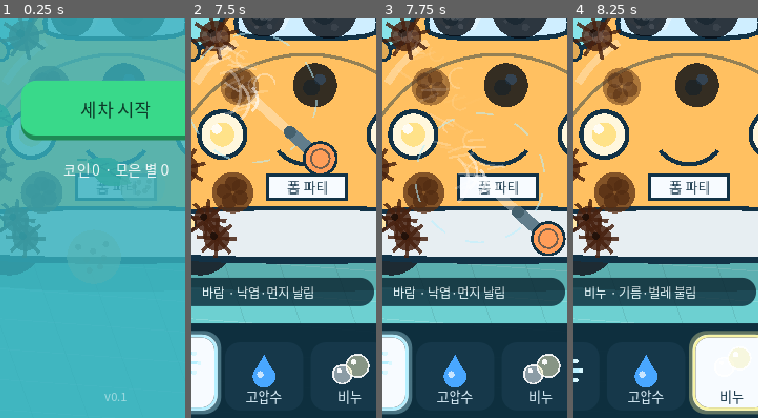
Above: before the commit, frames 1-4 (left to right).
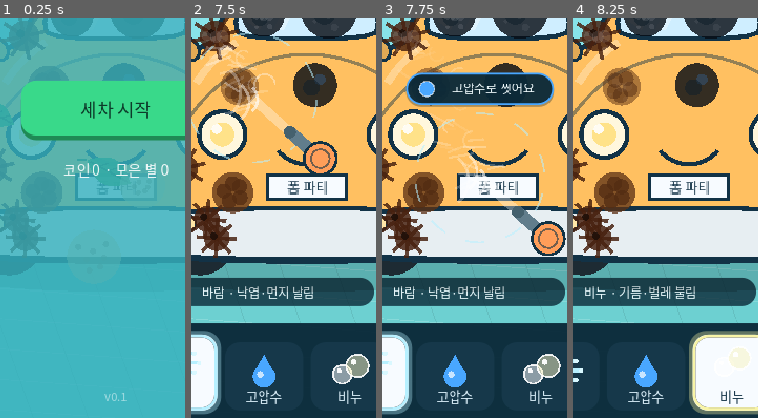
Above: after the commit, the same moments.

Repository: seorilabs/foam-party
Game: Godot game, scene res://scenes/main.tscn
Same seed, same stepped clock (60 frames per second), same inputs: the game is played once before the commit and once after it.
Inputs (mouse positions are % of the whole screen's width and height, from its top left):
- Up to frame 1 (0.25 s): no input
- Up to frame 2 (7.5 s): tap Enter at 0.5 s; move the mouse to (72, 45) at 0.52 s; tap Space at 0.6, 0.77, 1.07, 2.3, 3.77, 3.8, 4.07, 5.1, 6.77, 6.8, 7.07 s; click (72, 45) at 0.67 s; drag from (30, 55) to (45, 70) at 1.27 s; move the mouse to (60, 28) at 2.02 s; tap 1 at 2.1, 6.6 s; click (60, 28) at 2.17 s; drag from (45, 70) to (20, 35) at 2.77 s; move the mouse to (80, 65) at 3.52 s; tap 3 at 3.6 s; click (80, 65) at 3.67 s; drag from (20, 35) to (35, 25) at 4.27 s; move the mouse to (55, 50) at 5.02 s; click (55, 50) at 5.17 s; drag from (35, 25) to (30, 55) at 5.77 s; move the mouse to (72, 45) at 6.52 s; click (72, 45) at 6.67 s; drag from (30, 55) to (45, 70) at 7.27 s
- Up to frame 3 (7.75 s): no input
- Up to frame 4 (8.25 s): move the mouse to (60, 28) at 8.02 s; tap 3 at 8.1 s; click (60, 28) at 8.17 s
The pictures show only the part of the screen within x 19-69%, y 50-100%; the shares and areas given below are measured in that part.

Frames 1-2 are identical in both runs. In frame 3, 6.5% of the frame differs, in the area x 12-94%, y 13-23%; in frame 4, nothing differs.

Commit message:
feature: 잘못된 도구 사용 시 올바른 도구 안내 말풍선 추가
오물 종류에 맞지 않는 도구로 문지르면 커서 위에 올바른 도구를
색상과 함께 알려주는 안내 말풍선을 띄운다. 도구↔오물 매칭을
실제 플레이 중에 자연스럽게 학습하게 해 "문지르는데 안 닦이는"
혼란을 줄인다.

Diff:
--- a/godot/scripts/main.gd
+++ b/godot/scripts/main.gd
@@ -106,6 +106,9 @@
 var show_tutorial := false
 var persistence_enabled := true
 var last_particle_spawn := 0.0
+var guidance_tool := ""
+var guidance_kind := ""
+var guidance_timer := 0.0
 var car_color := Color("#ffcf5a")
 var car_type := "compact"
 var car_type_labels := {
@@ -206,6 +209,7 @@
 	if is_washing and not completed and game_state == STATE_PLAYING and not show_tutorial:
 		_apply_tool_at(pointer_position, delta)
 
+	_update_guidance(delta)
 	_update_dirt_motion(delta)
 	_update_particles(delta)
 	_update_clean_progress()
@@ -603,6 +607,7 @@
 		_draw_title_screen()
 	else:
 		_draw_tool_cursor()
+		_draw_guidance()
 		_draw_combo_badge()
 		_draw_bomb_button()
 		_draw_toolbar()
@@ -625,6 +630,9 @@
 	level_time = 0.0
 	earned_stars = 0
 	combo_pop_time = -10.0
+	guidance_tool = ""
+	guidance_kind = ""
+	guidance_timer = 0.0
 	_stop_tool_loop()
 	particles.clear()
 	_set_car_palette()
@@ -690,6 +698,18 @@
 		return ""
 	var patch := dirt_patches[patch_index] as DirtPatch
 	return patch.state
+
+
+func get_recommended_tool_for_test(patch_index: int) -> String:
+	if patch_index < 0 or patch_index >= dirt_patches.size():
+		return ""
+	return _recommended_tool_for(dirt_patches[patch_index] as DirtPatch)
+
+
+func is_tool_effective_for_test(tool_id: String, patch_index: int) -> bool:
+	if patch_index < 0 or patch_index >= dirt_patches.size():
+		return false
+	return _tool_is_effective(tool_id, dirt_patches[patch_index] as DirtPatch)
 
 
 func get_patch_health_for_test(patch_index: int) -> float:
@@ -1328,6 +1348,91 @@
 	if selected_tool == TOOL_SPONGE:
 		return "불린 자국 닦기"
 	return ""
+
+
+func _tool_is_effective(tool_id: String, patch: DirtPatch) -> bool:
+	match patch.kind:
+		"leaf":
+			return tool_id == TOOL_AIR
+		"dust":
+			return tool_id == TOOL_AIR or tool_id == TOOL_WATER
+		"mud":
+			if tool_id == TOOL_WATER:
+				return true
+			if tool_id == TOOL_SPONGE:
+				return patch.wetness > 0.2 or patch.soap > 0.15
+			return false
+		"oil", "bug":
+			var prepared: bool = patch.soap > 0.25 or patch.looseness > 0.35
+			if tool_id == TOOL_SOAP:
+				return not prepared
+			if tool_id == TOOL_SPONGE:
+				return prepared
+			if tool_id == TOOL_WATER:
+				return patch.soap * (0.75 + patch.looseness) > 0.25
+			return false
+	return false
+
+
+func _recommended_tool_for(patch: DirtPatch) -> String:
+	match patch.kind:
+		"leaf":
+			return TOOL_AIR
+		"dust":
+			return TOOL_AIR
+		"mud":
+			return TOOL_WATER
+		"oil", "bug":
+			var prepared: bool = patch.soap > 0.25 or patch.looseness > 0.35
+			return TOOL_SPONGE if prepared else TOOL_SOAP
+	return TOOL_WATER
+
+
+func _guidance_text(tool_id: String, kind: String) -> String:
+	match tool_id:
+		TOOL_AIR:
+			return "바람으로 날려요"
+		TOOL_WATER:
+			return "고압수로 헹궈요" if (kind == "oil" or kind == "bug") else "고압수로 씻어요"
+		TOOL_SOAP:
+			return "비누로 불려요"
+		TOOL_SPONGE:
+			return "스펀지로 닦아요"
+	return ""
+
+
+func _nearest_patch_under_pointer() -> DirtPatch:
+	var tool_radius := _tool_radius(selected_tool)
+	var best: DirtPatch = null
+	var best_dist := INF
+	for raw_patch in dirt_patches:
+		var patch := raw_patch as DirtPatch
+		if _is_patch_removed(patch) or patch.state == STATE_FLYING:
+			continue
+		var distance := pointer_position.distance_to(_patch_center(patch))
+		if distance <= tool_radius + patch.radius and distance < best_dist:
+			best_dist = distance
+			best = patch
+	return best
+
+
+func _update_guidance(delta: float) -> void:
+	var target_tool := ""
+	var target_kind := ""
+	if is_washing and not completed and game_state == STATE_PLAYING and not show_tutorial:
+		var patch := _nearest_patch_under_pointer()
+		if patch != null and not _tool_is_effective(selected_tool, patch):
+			target_tool = _recommended_tool_for(patch)
+			target_kind = patch.kind
+	if target_tool != "":
+		guidance_tool = target_tool
+		guidance_kind = target_kind
+		guidance_timer = min(guidance_timer + delta, 1.2)
+	else:
+		guidance_timer = max(guidance_timer - delta * 3.0, 0.0)
+		if guidance_timer <= 0.0:
+			guidance_tool = ""
+			guidance_kind = ""
 
 
 func _build_car_shapes() -> void:
@@ -1755,6 +1860,30 @@
 		_draw_sponge_tool(pointer_position, time_now, alpha_scale)
 
 
+func _draw_guidance() -> void:
+	if completed or guidance_tool == "" or guidance_timer < 0.3:
+		return
+	var font: Font = _font()
+	var text := _guidance_text(guidance_tool, guidance_kind)
+	if text == "":
+		return
+	var tool_color: Color = tool_colors.get(guidance_tool, Color.WHITE)
+	var time_now := float(Time.get_ticks_msec()) / 1000.0
+	var bob := sin(time_now * 6.0) * 2.0
+	var width := 156.0
+	var height := 34.0
+	var anchor := pointer_position + Vector2(0.0, -_tool_radius(selected_tool) - 28.0 + bob)
+	anchor.x = clamp(anchor.x, width * 0.5 + 10.0, DESIGN_SIZE.x - width * 0.5 - 10.0)
+	anchor.y = clamp(anchor.y, 120.0, DESIGN_SIZE.y - 150.0)
+	var rect := Rect2(anchor - Vector2(width * 0.5, height * 0.5), Vector2(width, height))
+	draw_style_box(_style("guide_shadow", Color(0.03, 0.13, 0.19, 0.32), 16.0), Rect2(rect.position + Vector2(0.0, 2.0), rect.size))
+	draw_style_box(_style("guide_bubble_" + guidance_tool, Color(0.04, 0.16, 0.22, 0.94), 16.0, tool_color, 2), rect)
+	var dot := rect.position + Vector2(22.0, height * 0.5)
+	draw_circle(dot, 8.0, tool_color)
+	draw_circle(dot, 8.0, Color(1.0, 1.0, 1.0, 0.55), false, 1.5)
+	draw_string(font, Vector2(rect.position.x + 38.0, rect.position.y + 22.0), text, HORIZONTAL_ALIGNMENT_CENTER, width - 48.0, 13, Color(0.95, 0.99, 1.0))
+
+
 func _draw_dashed_ring(center: Vector2, radius: float, color: Color, time_now: float) -> void:
 	var spin := time_now * 0.9
 	for index in range(10):
--- a/godot/tests/smoke_scene.gd
+++ b/godot/tests/smoke_scene.gd
@@ -100,6 +100,31 @@
 		_fail("rinsing soaped oil did not clean enough")
 		return
 
+	# Contextual tool guidance: recommend the correct tool when the wrong one is used.
+	var mud_guidance_index: int = root_node.call("get_patch_index_by_kind_for_test", "mud")
+	if mud_guidance_index >= 0:
+		if String(root_node.call("get_recommended_tool_for_test", mud_guidance_index)) != "water":
+			_fail("mud should recommend the water tool")
+			return
+		if bool(root_node.call("is_tool_effective_for_test", "air", mud_guidance_index)):
+			_fail("air should be flagged ineffective on mud")
+			return
+		if not bool(root_node.call("is_tool_effective_for_test", "water", mud_guidance_index)):
+			_fail("water should be flagged effective on mud")
+			return
+	var bug_guidance_index: int = root_node.call("get_patch_index_by_kind_for_test", "bug")
+	if bug_guidance_index >= 0:
+		if String(root_node.call("get_recommended_tool_for_test", bug_guidance_index)) != "soap":
+			_fail("fresh bug stain should recommend soap first")
+			return
+		if bool(root_node.call("is_tool_effective_for_test", "sponge", bug_guidance_index)):
+			_fail("sponge should be ineffective on an un-soaped bug stain")
+			return
+		root_node.call("apply_tool_to_patch_for_test", "soap", bug_guidance_index, 0.8)
+		if String(root_node.call("get_recommended_tool_for_test", bug_guidance_index)) != "sponge":
+			_fail("soaked bug stain should recommend the sponge next")
+			return
+
 	var best_combo: int = root_node.call("get_best_combo_for_test")
 	if best_combo < 1:
 		_fail("removals did not register a combo")
Not shown, changed: README.md
